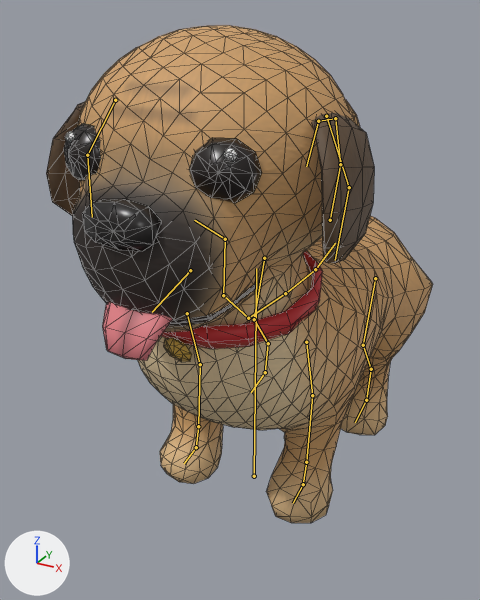
The glTF model art-source/blender/dogs/puggle/motion/exports/dog_puggle_anim.gltf, before and after one commit.
Before and after are seen from a 50 mm camera at (0.669, -1.297, 1.159) aimed at (-0.039, -0.01, 0.516). Every picture has the same lights, and +X, +Y and +Z are marked at lower left. The older version comes first. The bones that bend it are drawn over the model as lines. Mesh edges are drawn as thin lines.

The first picture shows 'dog_puggle_body', 'dog_puggle_collar', 'dog_puggle_ear_L', 'dog_puggle_ear_R', 'dog_puggle_eye_L', 'dog_puggle_eye_R', 'dog_puggle_nose', 'dog_puggle_tongue'.
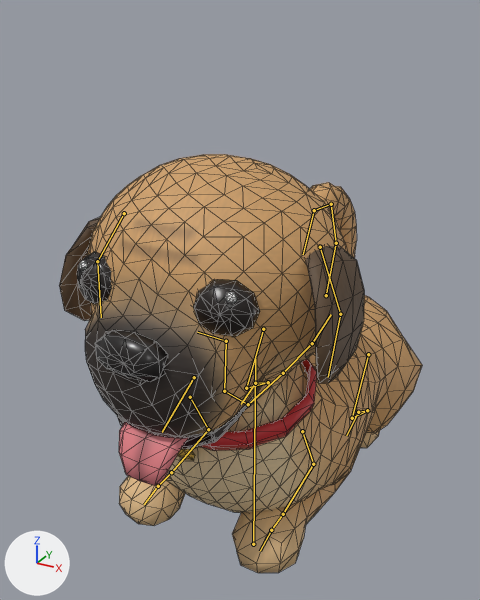
The newer file adds an action. The first version stands in its rest pose; the second is drawn at frame 44 of the action 'LieIdle'.

Boxes [x1, y1, x2, y2] around the edits, measured in the pictures (480 x 600 px):
```json
{"object": "dog_puggle_body", "change": "posed", "before": [73, 25, 433, 523], "after": [85, 154, 422, 573], "on screen": "6% narrower, 16% shorter"}
{"object": "dog_puggle_ear_L", "change": "posed", "before": [311, 113, 374, 263], "after": [305, 246, 364, 384], "on screen": "6% narrower, 8% shorter"}
{"object": "dog_puggle_eye_L", "change": "posed", "before": [189, 138, 262, 203], "after": [193, 279, 260, 337], "on screen": "8% narrower, 11% shorter"}
{"object": "dog_puggle_collar", "change": "posed", "before": [161, 251, 323, 362], "after": [177, 359, 317, 461]}
{"object": "dog_puggle_nose", "change": "posed", "before": [82, 199, 162, 251], "after": [95, 330, 168, 382], "on screen": "9% narrower"}
{"object": "dog_puggle_tongue", "change": "posed", "before": [102, 302, 173, 361], "after": [119, 421, 188, 486]}
{"object": "dog_puggle_ear_R", "change": "posed", "before": [46, 101, 86, 216], "after": [59, 217, 100, 321]}
{"object": "dog_puggle_eye_R", "change": "posed", "before": [64, 123, 101, 181], "after": [77, 252, 112, 305], "on screen": "8% shorter"}
{"bone": "root", "before": "(254, 476) to (256, 268)", "after": "(253, 544) to (255, 358)"}
{"bone": "back_hip_L", "before": "(375, 278) to (363, 345)", "after": "(368, 354) to (352, 418)"}
{"bone": "back_stifle_L", "before": "(363, 345) to (371, 369)", "after": "(352, 418) to (367, 410)"}
{"bone": "back_hock_L", "before": "(371, 369) to (366, 400)", "after": "(367, 410) to (358, 412)"}
{"bone": "back_foot_L", "before": "(366, 400) to (355, 422)", "after": "(358, 412) to (346, 435)"}
{"bone": "back_hip_R", "before": "(264, 258) to (254, 319)", "after": "(263, 329) to (246, 388)"}
{"bone": "back_stifle_R", "before": "(254, 319) to (268, 343)", "after": "(246, 388) to (268, 382)"}
{"bone": "back_hock_R", "before": "(268, 343) to (265, 372)", "after": "(268, 382) to (255, 383)"}
{"bone": "back_foot_R", "before": "(265, 372) to (251, 392)", "after": "(255, 383) to (241, 404)"}
{"bone": "front_shoulder_L", "before": "(306, 342) to (312, 395)", "after": "(302, 431) to (313, 464)"}
{"bone": "front_elbow_L", "before": "(312, 395) to (306, 462)", "after": "(313, 464) to (283, 514)"}
{"bone": "front_wrist_L", "before": "(306, 462) to (303, 484)", "after": "(283, 514) to (271, 530)"}
{"bone": "front_paw_L", "before": "(303, 484) to (293, 503)", "after": "(271, 530) to (260, 551)"}
{"bone": "front_shoulder_R", "before": "(187, 313) to (200, 364)", "after": "(190, 397) to (208, 429)"}
{"bone": "front_elbow_R", "before": "(200, 364) to (198, 426)", "after": "(208, 429) to (171, 472)"}
{"bone": "front_wrist_R", "before": "(198, 426) to (196, 447)", "after": "(171, 472) to (158, 486)"}
{"bone": "front_paw_R", "before": "(196, 447) to (184, 463)", "after": "(158, 486) to (144, 504)"}
{"bone": "jaw", "before": "(190, 270) to (152, 312)", "after": "(194, 377) to (162, 432)"}
```

Scene script edits in JSON lines:
```json
{"block": "bone_root", "where": "bone_root = bpy.data.objects['dog_puggle_armature'].pose.bones['root']"}
{"op": "set", "path": "bone_root.location", "old": "(0.0, 0.0, 0.0)", "new": "(0.0, -0.238, 0.0)"}
{"block": "bone_back_hip_l", "where": "bone_back_hip_l = bpy.data.objects['dog_puggle_armature'].pose.bones['back_hip_L']  # child of 'hips'"}
{"op": "set", "path": "bone_back_hip_l.rotation_quaternion", "old": "(1.0, 0.0, 0.0, 0.0)", "new": "(0.991, -0.137, 0.0, 0.0)", "note": "degrees (0, 0, 0) -> degrees (-16, 0, 0)"}
{"block": "bone_back_stifle_l", "where": "bone_back_stifle_l = bpy.data.objects['dog_puggle_armature'].pose.bones['back_stifle_L']  # child of 'back_hip_L'"}
{"op": "set", "path": "bone_back_stifle_l.rotation_quaternion", "old": "(1.0, 0.0, 0.0, 0.0)", "new": "(0.921, 0.389, 0.0, 0.0)", "note": "degrees (0, 0, 0) -> degrees (46, 0, 0)"}
{"block": "bone_back_hock_l", "where": "bone_back_hock_l = bpy.data.objects['dog_puggle_armature'].pose.bones['back_hock_L']  # child of 'back_stifle_L'"}
{"op": "set", "path": "bone_back_hock_l.rotation_quaternion", "old": "(1.0, 0.0, 0.0, 0.0)", "new": "(-0.372, 0.928, 0.0, 0.0)", "note": "degrees (0, 0, 0) -> degrees (-136, 0, 0)"}
{"block": "bone_back_foot_l", "where": "bone_back_foot_l = bpy.data.objects['dog_puggle_armature'].pose.bones['back_foot_L']  # child of 'back_hock_L'"}
{"op": "set", "path": "bone_back_foot_l.rotation_quaternion", "old": "(1.0, 0.0, 0.0, 0.0)", "new": "(0.6, 0.8, 0.0, 0.0)", "note": "degrees (0, 0, 0) -> degrees (106, 0, 0)"}
{"block": "bone_back_hip_r", "where": "bone_back_hip_r = bpy.data.objects['dog_puggle_armature'].pose.bones['back_hip_R']  # child of 'hips'"}
{"op": "set", "path": "bone_back_hip_r.rotation_quaternion", "old": "(1.0, 0.0, 0.0, 0.0)", "new": "(0.991, -0.137, 0.0, 0.0)", "note": "degrees (0, 0, 0) -> degrees (-16, 0, 0)"}
{"block": "bone_back_stifle_r", "where": "bone_back_stifle_r = bpy.data.objects['dog_puggle_armature'].pose.bones['back_stifle_R']  # child of 'back_hip_R'"}
{"op": "set", "path": "bone_back_stifle_r.rotation_quaternion", "old": "(1.0, 0.0, 0.0, 0.0)", "new": "(0.921, 0.389, 0.0, 0.0)", "note": "degrees (0, 0, 0) -> degrees (46, 0, 0)"}
{"block": "bone_back_hock_r", "where": "bone_back_hock_r = bpy.data.objects['dog_puggle_armature'].pose.bones['back_hock_R']  # child of 'back_stifle_R'"}
{"op": "set", "path": "bone_back_hock_r.rotation_quaternion", "old": "(1.0, 0.0, 0.0, 0.0)", "new": "(-0.372, 0.928, 0.0, 0.0)", "note": "degrees (0, 0, 0) -> degrees (-136, 0, 0)"}
{"block": "bone_back_foot_r", "where": "bone_back_foot_r = bpy.data.objects['dog_puggle_armature'].pose.bones['back_foot_R']  # child of 'back_hock_R'"}
{"op": "set", "path": "bone_back_foot_r.rotation_quaternion", "old": "(1.0, 0.0, 0.0, 0.0)", "new": "(0.6, 0.8, 0.0, 0.0)", "note": "degrees (0, 0, 0) -> degrees (106, 0, 0)"}
{"block": "bone_front_shoulder_l", "where": "bone_front_shoulder_l = bpy.data.objects['dog_puggle_armature'].pose.bones['front_shoulder_L']  # child of 'spine_3'"}
{"op": "set", "path": "bone_front_shoulder_l.rotation_quaternion", "old": "(1.0, 0.0, 0.0, 0.0)", "new": "(0.994, 0.107, 0.0, 0.0)", "note": "degrees (0, 0, 0) -> degrees (12, 0, 0)"}
{"block": "bone_front_elbow_l", "where": "bone_front_elbow_l = bpy.data.objects['dog_puggle_armature'].pose.bones['front_elbow_L']  # child of 'front_shoulder_L'"}
{"op": "set", "path": "bone_front_elbow_l.rotation_quaternion", "old": "(1.0, 0.0, 0.0, 0.0)", "new": "(0.701, -0.713, 0.0, 0.0)", "note": "degrees (0, 0, 0) -> degrees (-91, 0, 0)"}
{"block": "bone_front_wrist_l", "where": "bone_front_wrist_l = bpy.data.objects['dog_puggle_armature'].pose.bones['front_wrist_L']  # child of 'front_elbow_L'"}
{"op": "set", "path": "bone_front_wrist_l.rotation_quaternion", "old": "(1.0, 0.0, 0.0, 0.0)", "new": "(0.999, 0.035, 0.0, 0.0)", "note": "degrees (0, 0, 0) -> degrees (4, 0, 0)"}
{"block": "bone_front_paw_l", "where": "bone_front_paw_l = bpy.data.objects['dog_puggle_armature'].pose.bones['front_paw_L']  # child of 'front_wrist_L'"}
{"op": "set", "path": "bone_front_paw_l.rotation_quaternion", "old": "(1.0, 0.0, 0.0, 0.0)", "new": "(0.795, 0.607, 0.0, 0.0)", "note": "degrees (0, 0, 0) -> degrees (75, 0, 0)"}
{"block": "bone_front_shoulder_r", "where": "bone_front_shoulder_r = bpy.data.objects['dog_puggle_armature'].pose.bones['front_shoulder_R']  # child of 'spine_3'"}
{"op": "set", "path": "bone_front_shoulder_r.rotation_quaternion", "old": "(1.0, 0.0, 0.0, 0.0)", "new": "(0.994, 0.107, 0.0, 0.0)", "note": "degrees (0, 0, 0) -> degrees (12, 0, 0)"}
{"block": "bone_front_elbow_r", "where": "bone_front_elbow_r = bpy.data.objects['dog_puggle_armature'].pose.bones['front_elbow_R']  # child of 'front_shoulder_R'"}
{"op": "set", "path": "bone_front_elbow_r.rotation_quaternion", "old": "(1.0, 0.0, 0.0, 0.0)", "new": "(0.701, -0.713, 0.0, 0.0)", "note": "degrees (0, 0, 0) -> degrees (-91, 0, 0)"}
{"block": "bone_front_wrist_r", "where": "bone_front_wrist_r = bpy.data.objects['dog_puggle_armature'].pose.bones['front_wrist_R']  # child of 'front_elbow_R'"}
{"op": "set", "path": "bone_front_wrist_r.rotation_quaternion", "old": "(1.0, 0.0, 0.0, 0.0)", "new": "(0.999, 0.035, 0.0, 0.0)", "note": "degrees (0, 0, 0) -> degrees (4, 0, 0)"}
{"block": "bone_front_paw_r", "where": "bone_front_paw_r = bpy.data.objects['dog_puggle_armature'].pose.bones['front_paw_R']  # child of 'front_wrist_R'"}
{"op": "set", "path": "bone_front_paw_r.rotation_quaternion", "old": "(1.0, 0.0, 0.0, 0.0)", "new": "(0.795, 0.607, 0.0, 0.0)", "note": "degrees (0, 0, 0) -> degrees (75, 0, 0)"}
{"block": "bone_jaw", "where": "bone_jaw = bpy.data.objects['dog_puggle_armature'].pose.bones['jaw']  # child of 'head'"}
{"op": "set", "path": "bone_jaw.rotation_quaternion", "old": "(1.0, 0.0, 0.0, 0.0)", "new": "(0.995, 0.1, 0.0, 0.0)", "note": "degrees (0, 0, 0) -> degrees (12, 0, 0)"}
```
